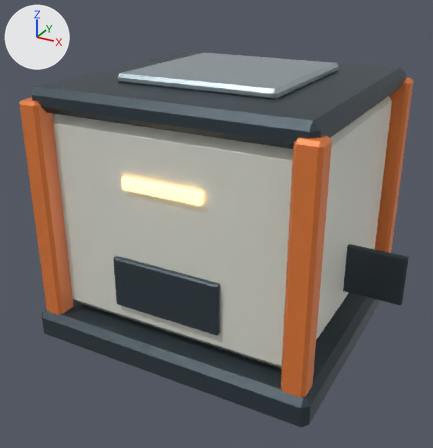
What one commit did to the glTF model lunar-art-test/game/assets/storage.glb.
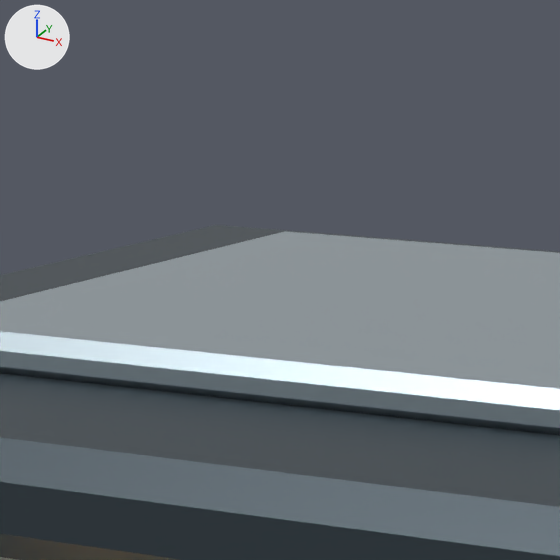
Old and new are each drawn whole from a 50 mm lens placed at (1.685, -3.271, 2.259), pointed at (-0.038, -0.139, 0.693) and again close up on the part from 32% to 61% of the width and 0% to 28% of the height. The lights are fixed; the arrows at upper left show +X, +Y and +Z. The last two pictures show the newer version. Vertices at exactly the same position are counted once.

In view in the first close-up: 'storage_dark', 'storage_metal'.
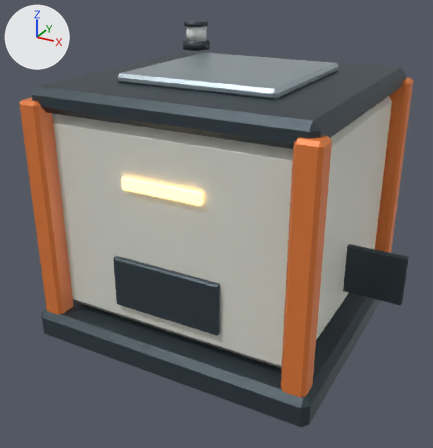
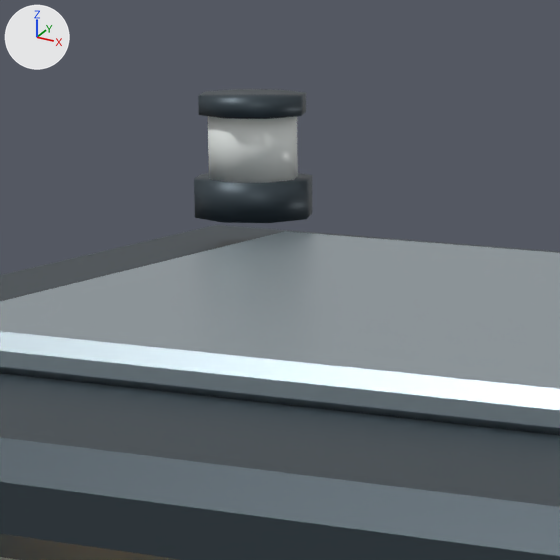
Pixel boxes (x1, y1, x2, y2) of what changed, in the close-ups (560 x 560 px):
'storage_dark', reshaped: before (0, 225, 560, 560); after (0, 89, 560, 560)
'Lamp.002', added: after (208, 116, 298, 183)
part 1 of me_cube_134, added: after (194, 173, 312, 223)
part 2 of me_cube_134, added: after (198, 89, 306, 119)

The change in detail:
Material 'Lunar • status lamp' (mat_lunar___status_lamp) is new.
Its base color is (0.86, 0.9, 0.88) (white #eff3f1).
Its roughness is 0.3.
me_cube_134 is used by ob_storage_dark; location (0.0, 0.0, 0.0).
me_cube_134 had 144 vertices, 264 faces and spanned x -1.16..1.16, y -0.93..0.93, z 0.0..1.62.
me_cube_134 now has 176 vertices, 320 faces and spans x -1.16..1.16, y -0.93..0.93, z 0.0..1.86.
me_cube_134 part 1: a new loose piece, an 8-sided cylinder along z spanning x -0.72..-0.52, y 0.52..0.72, z 1.67..1.73, in mat_lunar___graphite_structure (greyish blue #3c4850).
me_cube_134 part 2: a new loose piece, an 8-sided cylinder along z spanning x -0.71..-0.53, y 0.53..0.71, z 1.83..1.86, in mat_lunar___graphite_structure (greyish blue #3c4850).
Mesh me_cylinder_069 is new.
It is an 8-sided cylinder along z spanning x -0.695..-0.545, y 0.545..0.695, z 1.73..1.83.
It uses material mat_lunar___status_lamp (white #eff3f1).
Object 'Lamp.002' (ob_lamp_002) is new; it shows me_cylinder_069.
Its location is (0.0, 0.0, 0.0).
